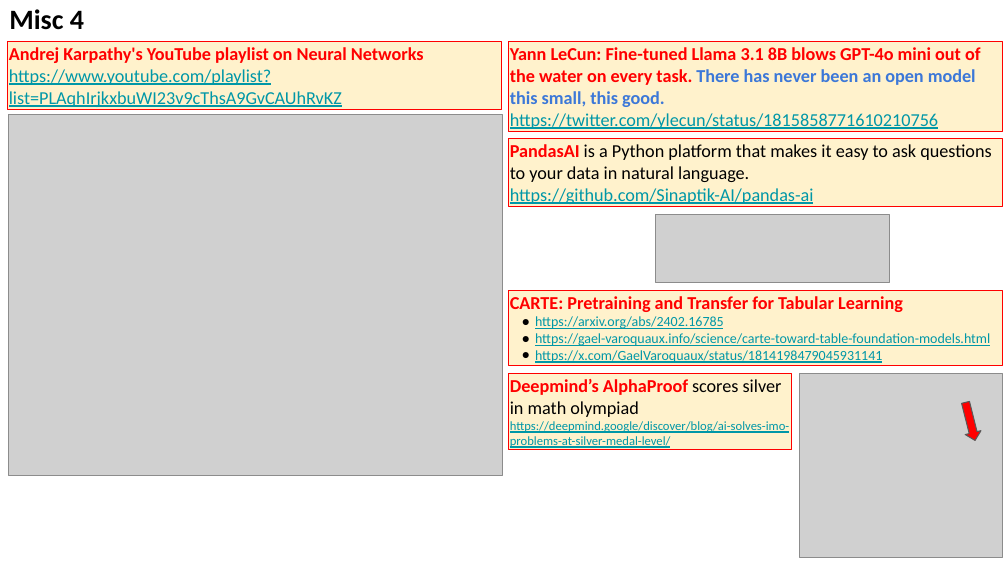
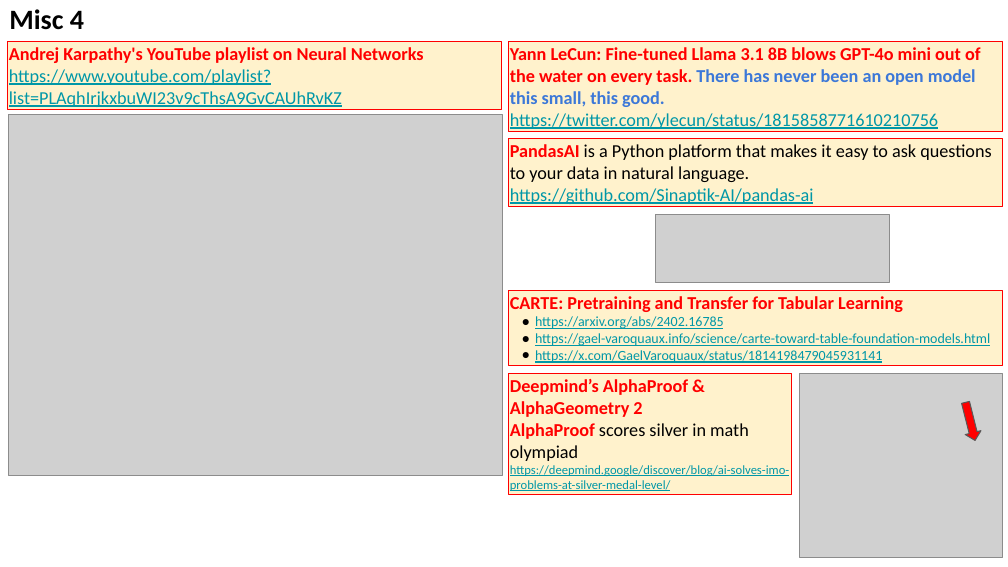
Before and after one commit to lselector/seminar, a slide deck: slide 10 of 2024/2024-07-26-AI-Updates.pptx (slide 9 before the commit). Drawn at 1008x567 pixels with LibreOffice and Linux fonts; fonts in the diff are those of the drawing; grey boxes stand for pictures. Boxes give left, top, right and bottom in pixels: in the first picture for what was removed or moved away, otherwise in the second. Text is boxed around its words. In the diff, an @@ line names an element or a change of style, - is before the commit and + after.

```diff
--- a/2024/2024-07-26-AI-Updates.pptx
+++ b/2024/2024-07-26-AI-Updates.pptx
@@ rectangle "Deepmind’s AlphaProof & AlphaGeometry 2 ..." resized from (x1=509, y1=373, x2=792, y2=450) to (x1=509, y1=373, x2=792, y2=494) @@
@@ text in rectangle at (x1=510, y1=379, x2=749, y2=461): text changed; text colour #000000 to #FF0000; bold on @@
-Deepmind’s AlphaProof scores silver in math olympiad
+Deepmind’s AlphaProof & AlphaGeometry 2
+AlphaProof scores silver in math olympiad
```
Also in this commit, not shown: 4 other slides changed, 1 slide added.
